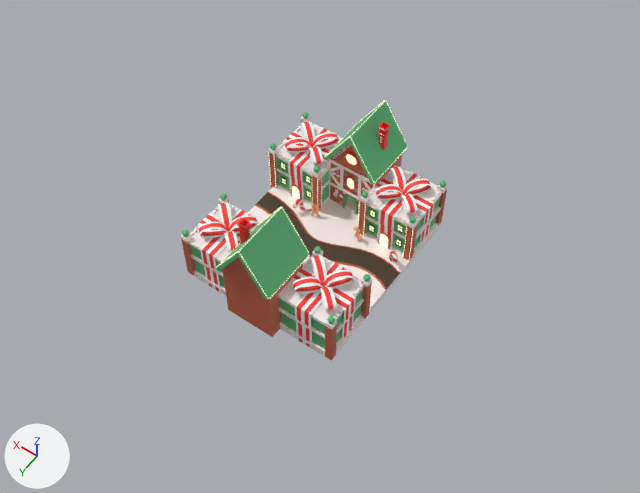
The FBX model Aventuras vr/Assets/Models/ChristmasEnvironment_VR.fbx as it was, and as the next commit left it.
Both versions are drawn from a camera (50 mm lens) standing at (-2.13, 3.23, 4.69) and looking at (-0.1, 0.39, 0.22). Arrows for +X, +Y and +Z are at lower left; the lights stay in place. Where no turn or scale is listed for an object, it has been applied to the vertices. Vertices at the same position are counted once.

The first picture shows 'Christmas_Buildings'.
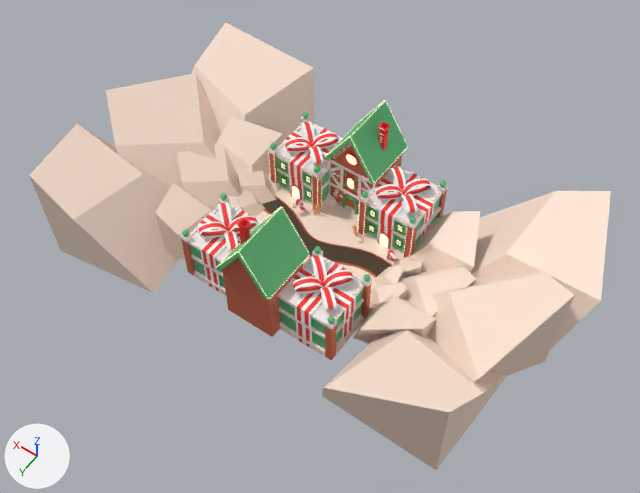
Where the newer file only moved an object's origin or applied its transform, the numbers keep the older frame.

What differs and where, as boxes [x1, y1, x2, y2] in the pictures (640 x 493 px):
'Christmas_Buildings', reshaped
    before: [181, 100, 448, 361]
    after: [29, 23, 611, 470]
part 1 of me_mesh_005, built on
    before: [301, 226, 397, 281]
    after: [29, 23, 611, 470]
part 2 of me_mesh_005, surface changed (white to beige)
    both: [193, 188, 403, 358]

Edits to the bpy script that builds the scene:
```text
Change me_mesh_005:
    used by ob_christmas_buildings; location = (-0.007, 0.284, 0.39)
    remove me_mesh_005.from_pydata(...)  # 26394 vertices, 26834 faces; spans x -0.58..0.58, y -0.76..0.76, z -0.39..0.39
    add me_mesh_005.from_pydata(...)  # 28997 vertices, 29336 faces; spans x -1.75..1.76, y -1.05..1.02, z -0.49..0.39
    me_mesh_005 part 1: 2 vertices removed from x -0.45..0.14, y -0.05..-0.02, z -0.33; 2605 vertices added at x -1.75..1.76, y -1.05..1.02, z -0.49..0.26
    me_mesh_005 part 2: 5 kept faces spanning x -0.57..0.55, y -0.64..0.64, z -0.39..-0.34 get new texture (UV) coordinates
```
